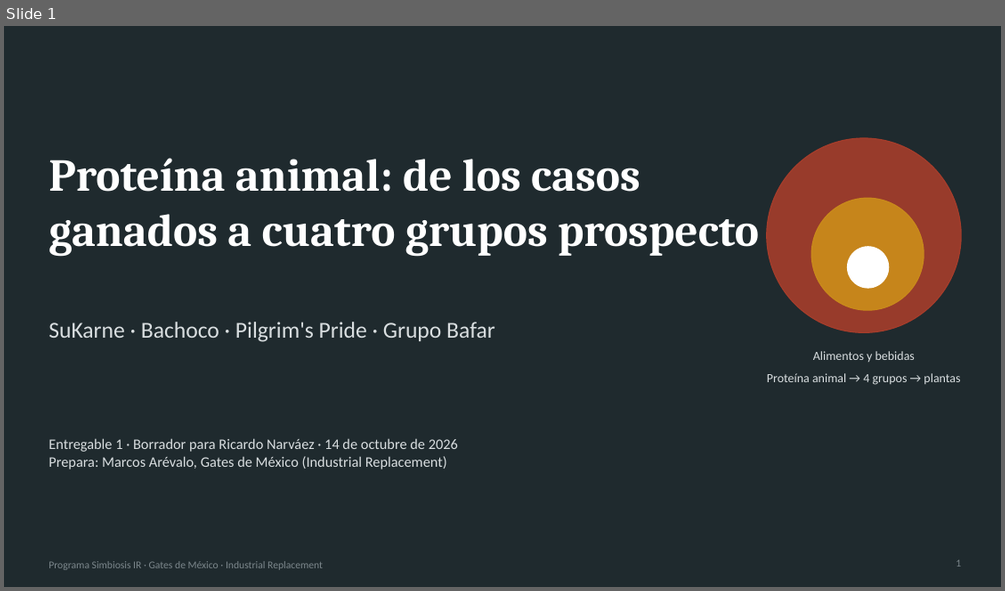
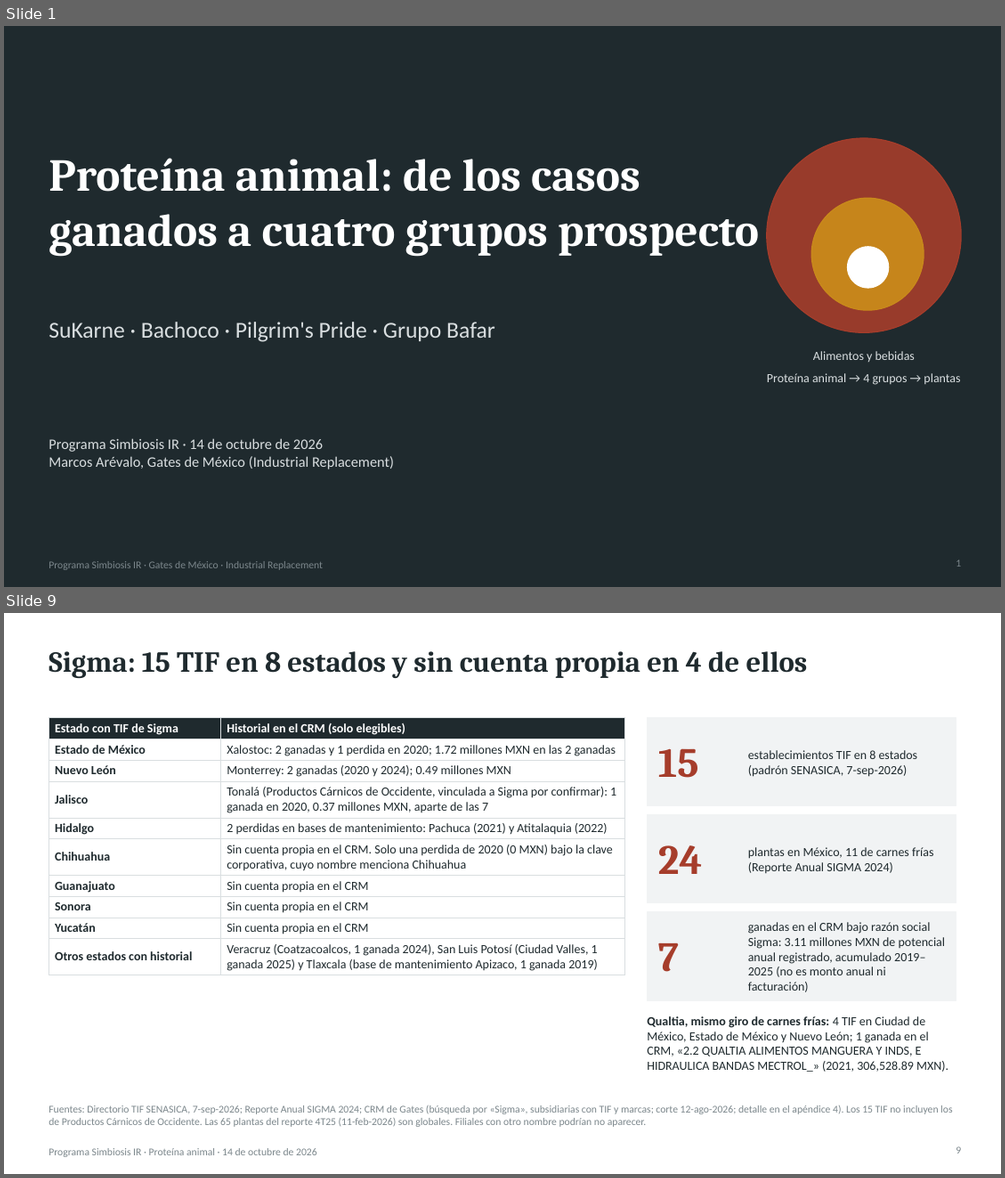
Before and after one commit to Marckqalex/Simbiosis-IR, a slide deck: entregables/Simbiosis_IR_Proteina_Animal_Entregable1.pptx. Shown one above the other, each under a label of ours: slide 1 before the commit, slides 1 and 9 after it; the slides between them are not shown. The pictures are 1005x591 and 1005x1178 pixels, drawn with LibreOffice and Linux fonts; fonts in the diff are those of the drawing. Boxes give left, top, right and bottom in pixels: in the first picture for what was removed or moved away, otherwise in the second. Text is boxed around its words. In the diff, an @@ line names an element or a change of style, - is before the commit and + after.

```diff
--- a/entregables/Simbiosis_IR_Proteina_Animal_Entregable1.pptx
+++ b/entregables/Simbiosis_IR_Proteina_Animal_Entregable1.pptx
@@ slide 9 added at [4,613,1001,1174], background #FFFFFF @@
@@ title added at [48,651,808,678], 28 pt, text #1F2A2E, bold @@
+Sigma: 15 TIF en 8 estados y sin cuenta propia en 4 de ellos
@@ table added at [48,718,624,974], 10 rows, 2 columns @@
+Estado con TIF de Sigma | Historial en el CRM (solo elegibles)
+Estado de México | Xalostoc: 2 ganadas y 1 perdida en 2020; 1.72 millones MXN en las 2 ganadas
+Nuevo León | Monterrey: 2 ganadas (2020 y 2024); 0.49 millones MXN
+Jalisco | Tonalá (Productos Cárnicos de Occidente, vinculada a Sigma por confirmar): 1 ganada en 2020, 0.37 millones MXN, aparte de las 7
+Hidalgo | 2 perdidas en bases de mantenimiento: Pachuca (2021) y Atitalaquia (2022)
+Chihuahua | Sin cuenta propia en el CRM. Solo una perdida de 2020 (0 MXN) bajo la clave corporativa, cuyo nombre menciona Chihuahua
+Guanajuato | Sin cuenta propia en el CRM
+Sonora | Sin cuenta propia en el CRM
+Yucatán | Sin cuenta propia en el CRM
+Otros estados con historial | Veracruz (Coatzacoalcos, 1 ganada 2024), San Luis Potosí (Ciudad Valles, 1 ganada 2025) y Tlaxcala (base de mantenimiento Apizaco, 1 ganada 2019)
@@ rectangle added at [647,718,956,806], fill #F1F3F4, outline #F1F3F4 1 pt @@
@@ text added at [658,748,699,778], 40 pt, text #A63D2B, bold @@
+15
@@ text added at [748,750,918,777], 12 pt, text #1F2A2E @@
+establecimientos TIF en 8 estados (padrón SENASICA, 7-sep-2026)
@@ rectangle added at [647,815,956,903], fill #F1F3F4, outline #F1F3F4 1 pt @@
@@ text added at [658,845,702,874], 40 pt, text #A63D2B, bold @@
+24
@@ text added at [748,847,933,874], 12 pt, text #1F2A2E @@
+plantas en México, 11 de carnes frías (Reporte Anual SIGMA 2024)
@@ rectangle added at [647,912,956,1000], fill #F1F3F4, outline #F1F3F4 1 pt @@
@@ text added at [748,922,946,992], 12 pt, text #1F2A2E @@
+ganadas en el CRM bajo razón social Sigma: 3.11 millones MXN de potencial anual registrado, acumulado 2019–2025 (no es monto anual ni facturación)
@@ text added at [658,943,679,972], 40 pt, text #A63D2B, bold @@
+7
@@ text added at [647,1016,948,1071], 12 pt, text #1F2A2E @@
+Qualtia, mismo giro de carnes frías: 4 TIF en Ciudad de México, Estado de México y Nuevo León; 1 ganada en el CRM, «2.2 QUALTIA ALIMENTOS MANGUERA Y INDS, E HIDRAULICA BANDAS MECTROL_» (2021, 306,528.89 MXN).
@@ text added at [48,1105,952,1127], 10 pt, text #7C878C @@
+Fuentes: Directorio TIF SENASICA, 7-sep-2026; Reporte Anual SIGMA 2024; CRM de Gates (búsqueda por «Sigma», subsidiarias con TIF y marcas; corte 12-ago-2026; detalle en el apéndice 4). Los 15 TIF no incluyen los de Productos Cárnicos de Occidente. Las 65 plantas del reporte 4T25 (11-feb-2026) son globales. Filiales con otro nombre podrían no aparecer.
@@ page number added at [955,1146,961,1153], 10 pt, text #7C878C @@
+9
@@ text added at [48,1148,317,1157], 10 pt, text #7C878C @@
+Programa Simbiosis IR · Proteína animal · 14 de octubre de 2026
@@ slide 1 changed as well @@
@@ text at [48,438,394,469]: text changed @@
-Entregable 1 · Borrador para Ricardo Narváez · 14 de octubre de 2026
-Prepara: Marcos Arévalo, Gates de México (Industrial Replacement)
+Programa Simbiosis IR · 14 de octubre de 2026
+Marcos Arévalo, Gates de México (Industrial Replacement)
```
Also in this commit, not shown: 9 other slides changed, 3 other slides added, 1 slide removed, 1 other file.
